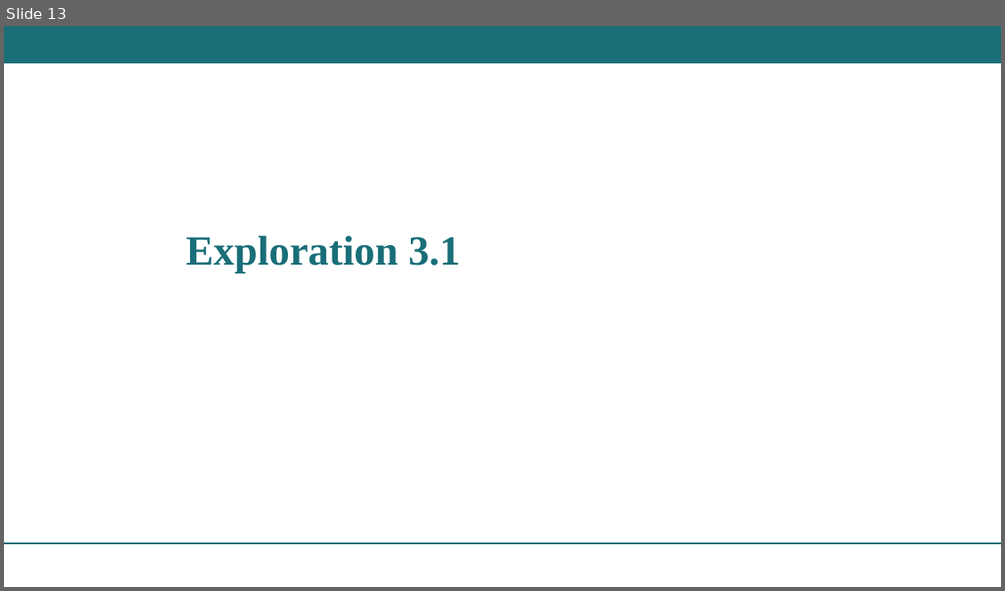
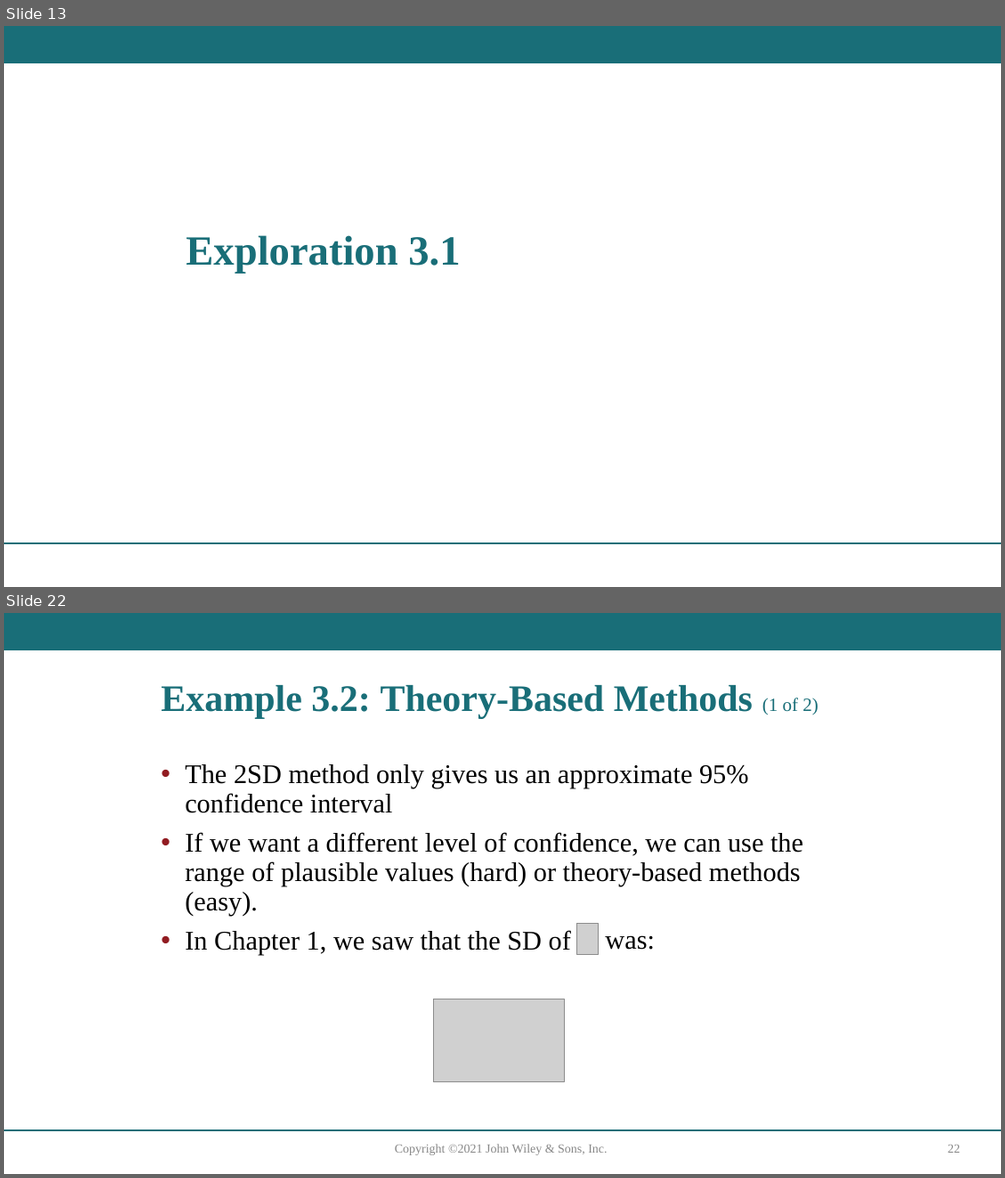
Before and after one commit to sroscoe2/MATH-104, a slide deck: Slides/Ch3.1-Roscoe26.pptx. Shown one above the other, each under a label of ours: slide 13 before the commit, slides 13 and 22 after it; the slides between them are not shown. The pictures are 1005x591 and 1005x1178 pixels, drawn with LibreOffice and Linux fonts; fonts in the diff are those of the drawing; grey boxes stand for pictures. Boxes give left, top, right and bottom in pixels: in the first picture for what was removed or moved away, otherwise in the second. Text is boxed around its words. In the diff, an @@ line names an element or a change of style, - is before the commit and + after.

```diff
--- a/Slides/Ch3.1-Roscoe26.pptx
+++ b/Slides/Ch3.1-Roscoe26.pptx
@@ slide 22 added at <box>4,613,1001,1174</box>, background #FFFFFF; not listed: 2 template elements that a slide beside it also shows @@
@@ title added at <box>161,685,817,718</box>, 36 pt, text #196E78, bold @@
+Example 3.2: Theory-Based Methods (1 of 2)
@@ text added at <box>185,764,803,955</box>, 26 pt, text #000000 @@
+• The 2SD method only gives us an approximate 95% confidence interval
+• If we want a different level of confidence, we can use the range of plausible values (hard) or theory-based methods (easy).
+• In Chapter 1, we saw that the SD of
@@ picture added at <box>577,924,598,955</box> @@
@@ text added at <box>605,935,655,949</box>, 26 pt, text #000000 @@
+was:
@@ picture added at <box>433,999,564,1082</box> @@
@@ text added at <box>395,1143,607,1155</box>, 12 pt, text #888888 @@
+Copyright ©2021 John Wiley & Sons, Inc.
@@ page number added at <box>947,1144,960,1152</box>, 12 pt, text #888888 @@
+22
```
Also in this commit, not shown: 14 other slides added, 1 other file.
